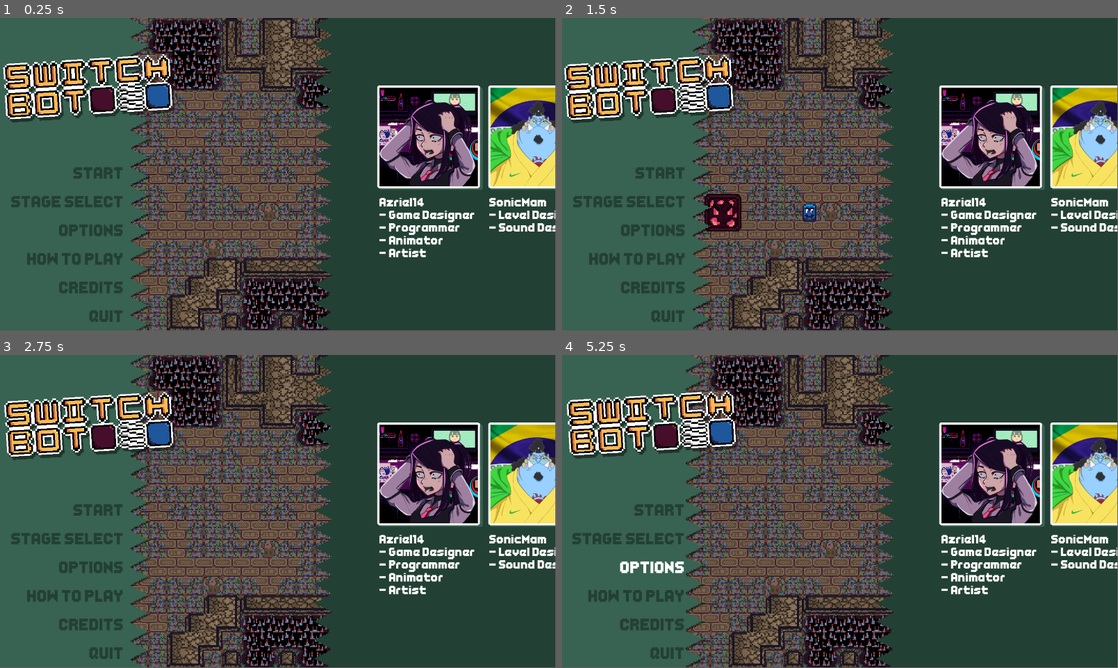
Above: before the commit, frames 1-4 (two rows, left to right).
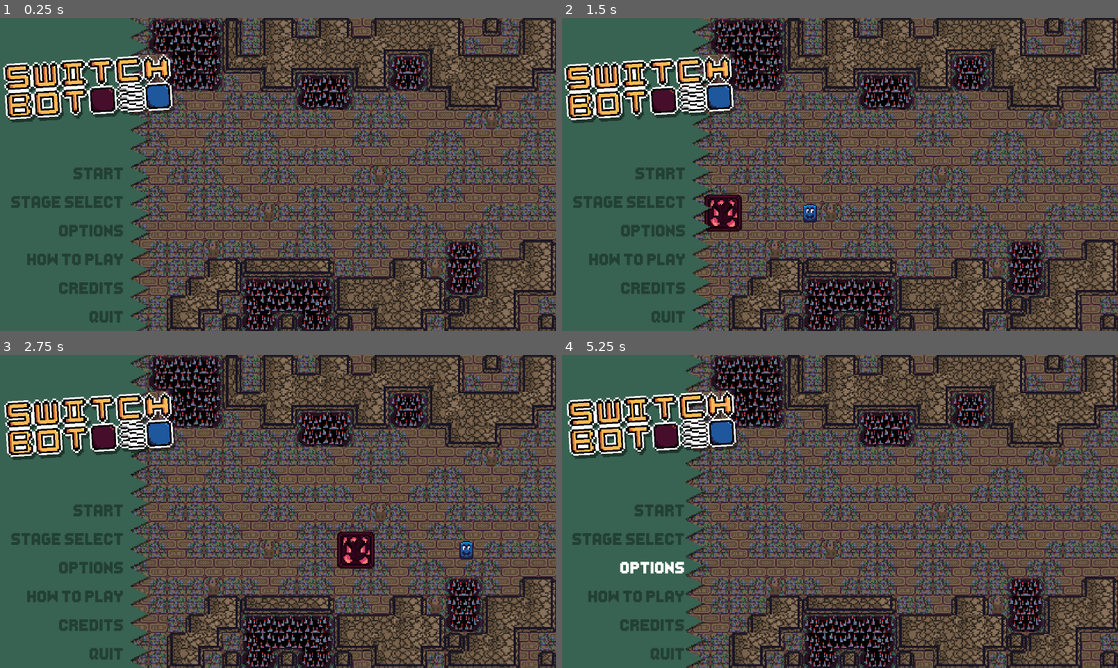
Above: after the commit, the same moments.

Repository: Azriel14/SwitchBot-2--The-Dangers-of-the-Tomb
Game: Godot game, scene res://Scenes/Main_Menu.tscn
The game is run twice, just before and just after one commit, with the same random seed, the same clock (stepped at 60 frames per second) and the same inputs.
Inputs (mouse positions are in pixels of both pictures, inside the frame that each line leads up to):
- Up to frame 1 (0.25 s): no input
- Up to frame 2 (1.5 s): click "1" at 0.5 s; click "2" at 1.25 s
- Up to frame 3 (2.75 s): click "3" at 2 s
- Up to frame 4 (5.25 s): click "4" at 2.75 s; click "5" at 3.5 s; click (1106, 542) at 4.27 s; click "OPTIONS" at 5 s
In our replay, the window is 799x449 before the commit and 800x450 after it. These sizes can differ from the game's own. Grey fills any space a smaller window leaves; there, only what the larger window draws over its background counts as a difference.

The runs differ from the first frame. In frame 1, 51% of the frame differs, in the area x 0-100%, y 0-100%; in frame 2, 51%; in frame 3, 51%; in frame 4, 52%.

Commit message:
Main menu complete

Diff:
--- a/SavedThings/Theme.tres
+++ b/SavedThings/Theme.tres
@@ -21,6 +21,7 @@
 border_width_right = 5
 border_width_bottom = 20
 border_color = Color(0, 0, 0, 0)
+shadow_color = Color(0, 0, 0, 1)
 anti_aliasing = false
 anti_aliasing_size = 10.0
 
@@ -34,6 +35,26 @@
 anti_aliasing = false
 anti_aliasing_size = 10.0
 
+[sub_resource type="StyleBoxFlat" id="StyleBoxFlat_4hffq"]
+bg_color = Color(0.219608, 0.384314, 0.317647, 1)
+border_width_left = 365
+border_color = Color(0.219608, 0.384314, 0.317647, 1)
+
+[sub_resource type="StyleBoxFlat" id="StyleBoxFlat_rpuhy"]
+bg_color = Color(0.219608, 0.384314, 0.317647, 1)
+border_width_left = 365
+border_color = Color(0.219608, 0.384314, 0.317647, 1)
+
+[sub_resource type="StyleBoxFlat" id="StyleBoxFlat_vr054"]
+bg_color = Color(0, 0, 0, 1)
+border_width_left = 400
+border_width_bottom = 30
+border_color = Color(0, 0, 0, 1)
+shadow_color = Color(0, 0, 0, 1)
+shadow_size = 1
+shadow_offset = Vector2(4, 4)
+anti_aliasing = false
+
 [resource]
 default_font = ExtResource("1_e0qx5")
 default_font_size = 55
@@ -41,3 +62,6 @@
 Button/styles/hover = SubResource("StyleBoxFlat_yjp0u")
 Button/styles/normal = SubResource("StyleBoxFlat_7wg3r")
 Button/styles/pressed = SubResource("StyleBoxFlat_tor2l")
+HSlider/styles/grabber_area = SubResource("StyleBoxFlat_4hffq")
+HSlider/styles/grabber_area_highlight = SubResource("StyleBoxFlat_rpuhy")
+HSlider/styles/slider = SubResource("StyleBoxFlat_vr054")
--- a/Scenes/Main_Menu.tscn
+++ b/Scenes/Main_Menu.tscn
@@ -8,11 +8,17 @@
 [ext_resource type="Script" path="res://Scripts/MenuCharacterAnimation.gd" id="3_q21je"]
 [ext_resource type="Texture2D" uid="uid://b66dgw8cdj3ys" path="res://Assets/Sprites/Dingleton.png" id="4_84nj6"]
 [ext_resource type="Texture2D" uid="uid://c2jrsg26wlof3" path="res://Assets/Credits/Azriel14.png" id="4_htv1g"]
+[ext_resource type="Script" path="res://Scripts/MasterSlider.gd" id="4_oijk1"]
 [ext_resource type="Texture2D" uid="uid://to31yidi85hh" path="res://Assets/Sprites/Shadow.png" id="5_h0xlq"]
 [ext_resource type="Texture2D" uid="uid://d0cwn6m7lpnc1" path="res://Assets/Credits/SonicMam.png" id="5_l8pob"]
+[ext_resource type="Script" path="res://Scripts/MusicSlider.gd" id="5_yp82e"]
+[ext_resource type="Script" path="res://Scripts/SFXSlider.gd" id="6_e006d"]
 [ext_resource type="Texture2D" uid="uid://c7ssjci1pb138" path="res://Assets/Sprites/Vingleton.png" id="6_k27mj"]
+[ext_resource type="Texture2D" uid="uid://ce0qoquivjrtk" path="res://Assets/Sprites/checked-export.png" id="7_k8ts3"]
 [ext_resource type="Texture2D" uid="uid://0nl6wvo87sql" path="res://Assets/Sprites/TileSet.png" id="7_rxe0v"]
+[ext_resource type="Texture2D" uid="uid://3k3klvk513ek" path="res://Assets/Sprites/Unchecked-export.png" id="7_sgf8i"]
 [ext_resource type="Texture2D" uid="uid://b2v8pwi1bgb0g" path="res://Assets/Sprites/Wall.png" id="8_jviay"]
+[ext_resource type="AudioStream" uid="uid://drc5vag1s2bxs" path="res://Assets/Sound/One-Piece-We-Are-8Bit.ogg" id="15_f6mj2"]
 
 [sub_resource type="StyleBoxEmpty" id="StyleBoxEmpty_v27hy"]
 
@@ -29,13 +35,23 @@
 corner_radius_bottom_right = 15
 corner_radius_bottom_left = 15
 corner_detail = 20
+shadow_color = Color(0, 0, 0, 1)
+shadow_size = 1
+shadow_offset = Vector2(4, 4)
 anti_aliasing = false
+anti_aliasing_size = 10.0
 
 [sub_resource type="Theme" id="Theme_780h7"]
 Button/styles/focus = SubResource("StyleBoxEmpty_v27hy")
 Button/styles/hover = SubResource("StyleBoxFlat_vw4if")
 Button/styles/normal = SubResource("StyleBoxFlat_vw4if")
 Button/styles/pressed = SubResource("StyleBoxFlat_vw4if")
+
+[sub_resource type="ImageTexture" id="ImageTexture_qpvjf"]
+
+[sub_resource type="ImageTexture" id="ImageTexture_slnh8"]
+
+[sub_resource type="ImageTexture" id="ImageTexture_osqdj"]
 
 [sub_resource type="ShaderMaterial" id="ShaderMaterial_x8du3"]
 shader = ExtResource("3_4va0g")
@@ -577,6 +593,7 @@
 color = Color(0.219608, 0.384314, 0.317647, 1)
 
 [node name="ContentArea" type="Control" parent="Menu"]
+clip_contents = true
 anchors_preset = 0
 offset_right = 1054.0
 offset_bottom = 1114.0
@@ -703,6 +720,118 @@
 theme_override_font_sizes/font_size = 120
 text = "9"
 
+[node name="Options" type="MarginContainer" parent="Menu/ContentArea"]
+clip_children = 2
+layout_mode = 0
+offset_left = 1150.0
+offset_right = 2204.0
+offset_bottom = 1080.0
+theme = ExtResource("1_i8gvx")
+
+[node name="OptionsTriangles" type="Sprite2D" parent="Menu/ContentArea/Options"]
+self_modulate = Color(0.137255, 0.25098, 0.203922, 1)
+texture_filter = 1
+texture_repeat = 2
+position = Vector2(-32, 540)
+scale = Vector2(4, 4)
+texture = ExtResource("1_yqs6j")
+flip_h = true
+region_enabled = true
+region_rect = Rect2(0, 0, 16, 272)
+
+[node name="OptionsColorRect" type="ColorRect" parent="Menu/ContentArea/Options"]
+layout_mode = 2
+color = Color(0.137255, 0.25098, 0.203922, 1)
+
+[node name="GridContainer" type="GridContainer" parent="Menu/ContentArea/Options"]
+layout_mode = 2
+size_flags_horizontal = 4
+size_flags_vertical = 4
+size_flags_stretch_ratio = 0.0
+theme_override_constants/h_separation = 40
+theme_override_constants/v_separation = 20
+columns = 2
+
+[node name="MasterLabel" type="Label" parent="Menu/ContentArea/Options/GridContainer"]
+layout_mode = 2
+theme_override_colors/font_shadow_color = Color(0, 0, 0, 1)
+theme_override_constants/shadow_offset_x = 4
+theme_override_constants/shadow_offset_y = 4
+theme_override_constants/outline_size = 1
+text = "Master"
+horizontal_alignment = 2
+
+[node name="MasterSlider" type="HSlider" parent="Menu/ContentArea/Options/GridContainer"]
+layout_mode = 2
+size_flags_vertical = 4
+focus_mode = 0
+theme_override_icons/grabber = SubResource("ImageTexture_qpvjf")
+theme_override_icons/grabber_highlight = SubResource("ImageTexture_slnh8")
+theme_override_icons/grabber_disabled = SubResource("ImageTexture_osqdj")
+max_value = 1.0
+step = 0.1
+value = 1.0
+script = ExtResource("4_oijk1")
+
+[node name="MusicLabel" type="Label" parent="Menu/ContentArea/Options/GridContainer"]
+layout_mode = 2
+theme_override_colors/font_shadow_color = Color(0, 0, 0, 1)
+theme_override_constants/shadow_offset_x = 4
+theme_override_constants/shadow_offset_y = 4
+theme_override_constants/outline_size = 1
+text = "Music"
+horizontal_alignment = 2
+
+[node name="MusicSlider" type="HSlider" parent="Menu/ContentArea/Options/GridContainer"]
+layout_mode = 2
+size_flags_vertical = 4
+focus_mode = 0
+theme_override_icons/grabber = SubResource("ImageTexture_qpvjf")
+theme_override_icons/grabber_highlight = SubResource("ImageTexture_slnh8")
+theme_override_icons/grabber_disabled = SubResource("ImageTexture_osqdj")
+max_value = 1.0
+step = 0.1
+value = 1.0
+script = ExtResource("5_yp82e")
+
+[node name="SFXLabel" type="Label" parent="Menu/ContentArea/Options/GridContainer"]
+layout_mode = 2
+theme_override_colors/font_shadow_color = Color(0, 0, 0, 1)
+theme_override_constants/shadow_offset_x = 4
+theme_override_constants/shadow_offset_y = 4
+theme_override_constants/outline_size = 1
+text = "SFX"
+horizontal_alignment = 2
+
+[node name="SFXSlider" type="HSlider" parent="Menu/ContentArea/Options/GridContainer"]
+layout_mode = 2
+size_flags_vertical = 4
+focus_mode = 0
+theme_override_icons/grabber = SubResource("ImageTexture_qpvjf")
+theme_override_icons/grabber_highlight = SubResource("ImageTexture_slnh8")
+theme_override_icons/grabber_disabled = SubResource("ImageTexture_osqdj")
+max_value = 1.0
+step = 0.1
+value = 1.0
+script = ExtResource("6_e006d")
+
+[node name="ScreenShakeLabel" type="Label" parent="Menu/ContentArea/Options/GridContainer"]
+layout_mode = 2
+theme_override_colors/font_shadow_color = Color(0, 0, 0, 1)
+theme_override_constants/shadow_offset_x = 4
+theme_override_constants/shadow_offset_y = 4
+theme_override_constants/outline_size = 1
+text = "Screen Shake"
+horizontal_alignment = 2
+
+[node name="ScreenShackCheckButton" type="CheckButton" parent="Menu/ContentArea/Options/GridContainer"]
+texture_filter = 1
+layout_mode = 2
+size_flags_horizontal = 4
+theme_override_icons/checked = ExtResource("7_k8ts3")
+theme_override_icons/unchecked = ExtResource("7_sgf8i")
+button_pressed = true
+
 [node name="HowToPlay" type="MarginContainer" parent="Menu/ContentArea"]
 clip_children = 2
 layout_mode = 0
@@ -745,6 +874,10 @@
 
 [node name="Step12" type="Label" parent="Menu/ContentArea/HowToPlay/GridContainer"]
 layout_mode = 2
+theme_override_colors/font_shadow_color = Color(0, 0, 0, 1)
+theme_override_constants/shadow_offset_x = 4
+theme_override_constants/shadow_offset_y = 4
+theme_override_constants/outline_size = 1
 theme_override_font_sizes/font_size = 32
 text = "You play as Quandale Dinglelington
 currently exploring a temple.
@@ -760,6 +893,10 @@
 
 [node name="Step22" type="Label" parent="Menu/ContentArea/HowToPlay/GridContainer"]
 layout_mode = 2
+theme_override_colors/font_shadow_color = Color(0, 0, 0, 1)
+theme_override_constants/shadow_offset_x = 4
+theme_override_constants/shadow_offset_y = 4
+theme_override_constants/outline_size = 1
 theme_override_font_sizes/font_size = 32
 text = "Along your journey you will find
 yourself face to face with
@@ -776,6 +913,10 @@
 
 [node name="Step32" type="Label" parent="Menu/ContentArea/HowToPlay/GridContainer"]
 layout_mode = 2
+theme_override_colors/font_shadow_color = Color(0, 0, 0, 1)
+theme_override_constants/shadow_offset_x = 4
+theme_override_constants/shadow_offset_y = 4
+theme_override_constants/outline_size = 1
 theme_override_font_sizes/font_size = 32
 text = "Guide Vingletons over plates,
 causing crawlspaces to open.
@@ -809,7 +950,7 @@
 layout_mode = 2
 
 [node name="MeShadow" type="TextureRect" parent="Menu/ContentArea/Credits/Panel"]
-self_modulate = Color(0.219608, 0.384314, 0.317647, 1)
+self_modulate = Color(0, 0, 0, 1)
 material = SubResource("ShaderMaterial_x8du3")
 layout_mode = 2
 offset_left = 171.0
@@ -822,7 +963,7 @@
 stretch_mode = 2
 
 [node name="YouShadow" type="TextureRect" parent="Menu/ContentArea/Credits/Panel"]
-self_modulate = Color(0.219608, 0.384314, 0.317647, 1)
+self_modulate = Color(0, 0, 0, 1)
 material = SubResource("ShaderMaterial_x8du3")
 layout_mode = 2
 offset_left = 552.0
@@ -861,6 +1002,10 @@
 [node name="Me2" type="Label" parent="Menu/ContentArea/Credits/GridContainer"]
 layout_mode = 2
 size_flags_vertical = 0
+theme_override_colors/font_shadow_color = Color(0, 0, 0, 1)
+theme_override_constants/shadow_offset_x = 4
+theme_override_constants/shadow_offset_y = 4
+theme_override_constants/shadow_outline_size = 1
 theme_override_font_sizes/font_size = 40
 text = "Azriel14
 - Game Designer
@@ -872,6 +1017,10 @@
 [node name="You2" type="Label" parent="Menu/ContentArea/Credits/GridContainer"]
 layout_mode = 2
 size_flags_vertical = 0
+theme_override_colors/font_shadow_color = Color(0, 0, 0, 1)
+theme_override_constants/shadow_offset_x = 4
+theme_override_constants/shadow_offset_y = 4
+theme_override_constants/shadow_outline_size = 1
 theme_override_font_sizes/font_size = 40
 text = "SonicMam
 - Level Designer
@@ -1070,6 +1219,16 @@
 layer_1/name = "Wall"
 layer_1/z_index = 1
 layer_1/tile_data = PackedInt32Array(15, 131073, 0, 17, 1, 0, 18, 131073, 0, 20, 1, 0, 22, 65537, 0, 23, 65537, 0, 28,  …(1799 unchanged characters)…
+
+[node name="MusicPlayer" type="AudioStreamPlayer" parent="."]
+process_mode = 3
+stream = ExtResource("15_f6mj2")
+autoplay = true
+bus = &"Music"
+
+[node name="SFXPlayer" type="AudioStreamPlayer" parent="."]
+process_mode = 3
+bus = &"SFX"
 
 [connection signal="pressed" from="Menu/ContentArea/StageSelect/GridContainer/Stage1Button" to="Menu" method="_on_stage_1_button_pressed"]
 [connection signal="pressed" from="Menu/ContentArea/StageSelect/GridContainer/Stage2Button" to="Menu" method="_on_stage_2_button_pressed"]
--- a/Scenes/Stages/1.tscn
+++ b/Scenes/Stages/1.tscn
@@ -34,3 +34,9 @@
 layer_1/z_index = 1
 layer_1/tile_data = PackedInt32Array(1048576, 262145, 1, 1048577, 65537, 3, 1048578, 65537, 3, 1048579, 65537, 3, 10485 …(2950 unchanged characters)…
 script = ExtResource("7_njhvp")
+
+[node name="MusicPlayer" type="AudioStreamPlayer" parent="."]
+bus = &"Music"
+
+[node name="SFXPlayer" type="AudioStreamPlayer" parent="."]
+bus = &"SFX"
--- a/Scenes/Stages/2.tscn
+++ b/Scenes/Stages/2.tscn
@@ -34,3 +34,9 @@
 layer_1/z_index = 1
 layer_1/tile_data = PackedInt32Array(1048576, 262145, 1, 1048577, 65537, 3, 1048578, 65537, 3, 1048579, 65537, 3, 10485 …(1469 unchanged characters)…
 script = ExtResource("7_n1n14")
+
+[node name="MusicPlayer" type="AudioStreamPlayer" parent="."]
+bus = &"Music"
+
+[node name="SFXPlayer" type="AudioStreamPlayer" parent="."]
+bus = &"SFX"
--- a/Scenes/Stages/3.tscn
+++ b/Scenes/Stages/3.tscn
@@ -34,3 +34,9 @@
 layer_1/z_index = 1
 layer_1/tile_data = PackedInt32Array(1048605, 327681, 1, 1048604, 65537, 3, 1048603, 65537, 3, 1048602, 65537, 3, 10486 …(3506 unchanged characters)…
 script = ExtResource("6_7p3i1")
+
+[node name="MusicPlayer" type="AudioStreamPlayer" parent="."]
+bus = &"Music"
+
+[node name="SFXPlayer" type="AudioStreamPlayer" parent="."]
+bus = &"SFX"
--- a/Scenes/Stages/4.tscn
+++ b/Scenes/Stages/4.tscn
@@ -40,3 +40,9 @@
 layer_1/z_index = 1
 layer_1/tile_data = PackedInt32Array(1048576, 262145, 1, 1048577, 65537, 3, 1048578, 65537, 3, 1048579, 65537, 3, 10485 …(3183 unchanged characters)…
 script = ExtResource("6_snlwj")
+
+[node name="MusicPlayer" type="AudioStreamPlayer" parent="."]
+bus = &"Music"
+
+[node name="SFXPlayer" type="AudioStreamPlayer" parent="."]
+bus = &"SFX"
--- a/Scenes/Stages/5.tscn
+++ b/Scenes/Stages/5.tscn
@@ -37,3 +37,9 @@
 layer_1/z_index = 1
 layer_1/tile_data = PackedInt32Array(1048576, 262145, 1, 1048577, 65537, 3, 1048578, 65537, 3, 1048579, 65537, 3, 10485 …(2820 unchanged characters)…
 script = ExtResource("6_7p3i1")
+
+[node name="MusicPlayer" type="AudioStreamPlayer" parent="."]
+bus = &"Music"
+
+[node name="SFXPlayer" type="AudioStreamPlayer" parent="."]
+bus = &"SFX"
--- a/Scenes/Stages/Comgatarelations.tscn
+++ b/Scenes/Stages/Comgatarelations.tscn
@@ -25,3 +25,6 @@
 You beat our epic video game.
 Sincerely hope you enjoyed it.
 "
+
+[node name="MusicPlayer" type="AudioStreamPlayer2D" parent="."]
+bus = &"Music"
--- /dev/null
+++ b/Scripts/MasterSlider.gd
@@ -0,0 +1,5 @@
+extends HSlider
+
+func _value_changed(newValue):
+	var masterIndex= AudioServer.get_bus_index("Master")
+	AudioServer.set_bus_volume_db(masterIndex, linear_to_db(newValue))
--- /dev/null
+++ b/Scripts/MusicSlider.gd
@@ -0,0 +1,5 @@
+extends HSlider
+
+func _value_changed(newValue):
+	var musicIndex= AudioServer.get_bus_index("Music")
+	AudioServer.set_bus_volume_db(musicIndex, linear_to_db(newValue))
--- /dev/null
+++ b/Scripts/SFXSlider.gd
@@ -0,0 +1,5 @@
+extends HSlider
+
+func _value_changed(newValue):
+	var SFXIndex= AudioServer.get_bus_index("SFX")
+	AudioServer.set_bus_volume_db(SFXIndex, linear_to_db(newValue))
--- /dev/null
+++ b/default_bus_layout.tres
@@ -0,0 +1,15 @@
+[gd_resource type="AudioBusLayout" format=3 uid="uid://c8dt7lbc04uat"]
+
+[resource]
+bus/1/name = &"Music"
+bus/1/solo = false
+bus/1/mute = false
+bus/1/bypass_fx = false
+bus/1/volume_db = 0.0
+bus/1/send = &"Master"
+bus/2/name = &"SFX"
+bus/2/solo = false
+bus/2/mute = false
+bus/2/bypass_fx = false
+bus/2/volume_db = 0.0
+bus/2/send = &"Master"
--- a/project.godot
+++ b/project.godot
@@ -28,8 +28,7 @@
 
 window/size/viewport_width=1920
 window/size/viewport_height=1080
-window/size/resizable=false
-window/stretch/aspect="ignore"
+window/stretch/mode="viewport"
 
 [dotnet]
 
Not shown, added: Assets/Sound/One-Piece-We-Are-8Bit.ogg.import
Binary file added: Assets/Sprites/Unchecked-export.png
Not shown, added: Assets/Sprites/Unchecked-export.png.import
Binary file added: Assets/Sprites/checked-export.png
Not shown, added: Assets/Sprites/checked-export.png.import
Not shown: 1 places in SavedThings/Theme.tres that only renumber resources
Not shown: 1 places in Scenes/Main_Menu.tscn that only renumber resources
Not shown, added: Assets/Sound/One-Piece-We-Are-8Bit.ogg
